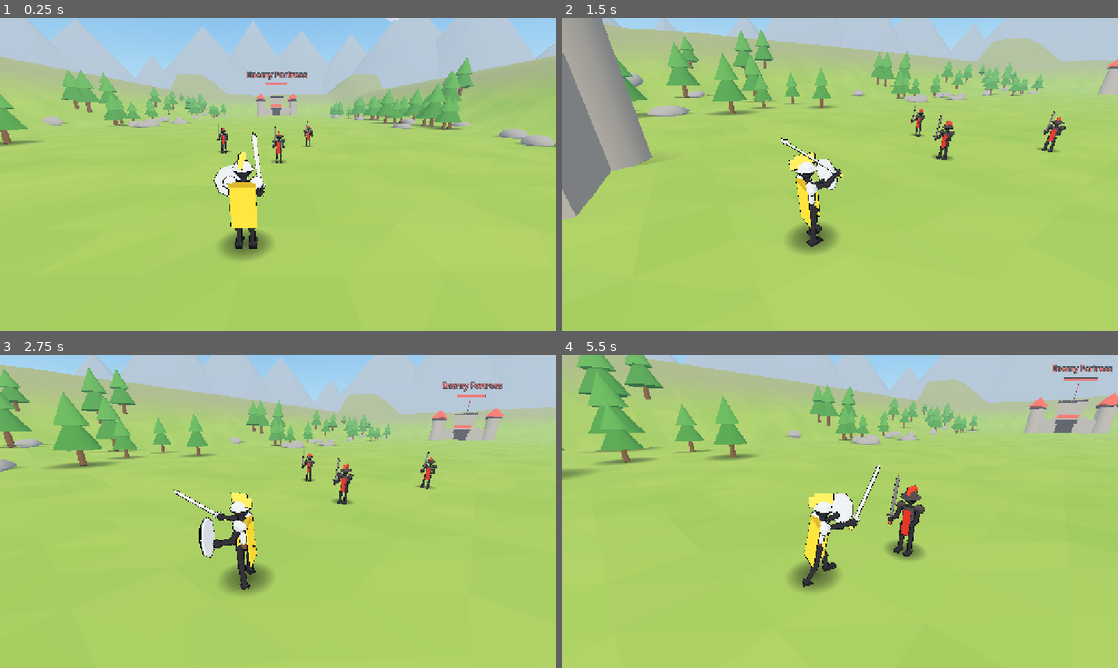
Above: before the commit, frames 1-4 (two rows, left to right).
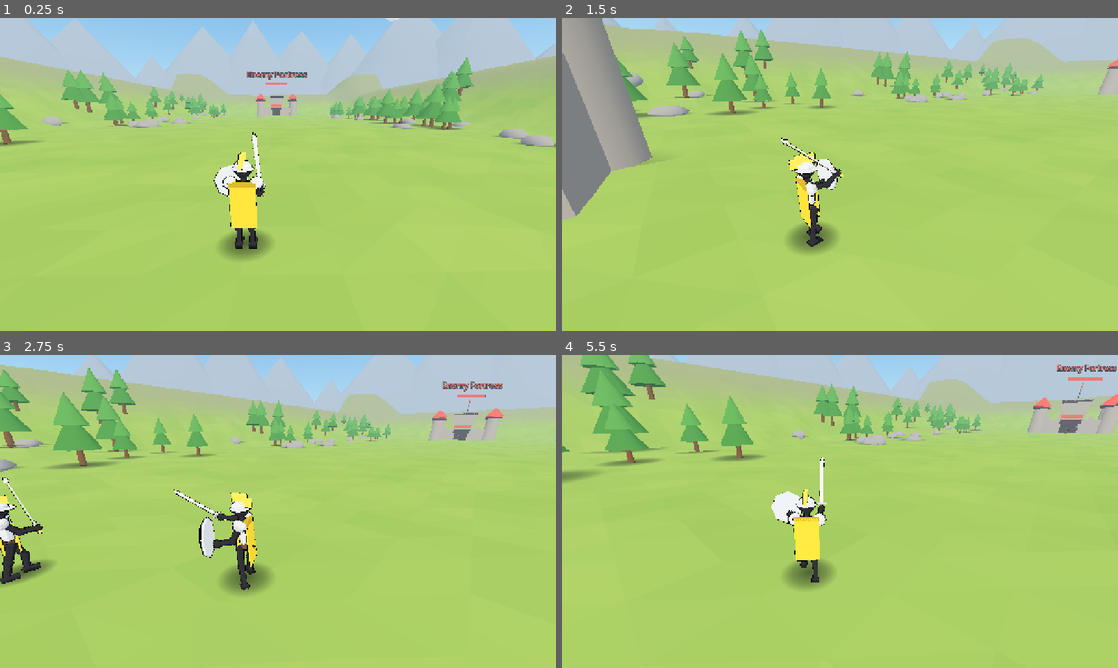
Above: after the commit, the same moments.

Repository: cronustjy-sketch/stick-legion
Game: Godot game, scene res://scenes/battle.tscn
Two runs of this game, one before a commit and one after it. Both use one fixed random seed, a clock stepped at 60 frames per second and the inputs below.
Inputs (mouse positions are in pixels of both pictures, inside the frame that each line leads up to):
- Up to frame 1 (0.25 s): no input
- Up to frame 2 (1.5 s): move the mouse to (962, 158) at 0.52 s; hold D (move_right) 0.53-1.28 s; click (962, 158) at 0.6 s; move the mouse to (812, 174) at 1.27 s; hold W (move_forward) from 1.28 s (still down); click (812, 174) at 1.35 s
- Up to frame 3 (2.75 s): keep holding W (move_forward); move the mouse to (289, 505) at 2.02 s; hold Right mouse button (block) from 2.03 s (still down); click (289, 505) at 2.3 s
- Up to frame 4 (5.5 s): keep holding W (move_forward); move the mouse to (834, 517) at 2.77 s; release Right mouse button (block) at 2.78 s; tap Space (dodge) at 2.85 s; click (834, 517) at 3.05 s; move the mouse to (878, 514) at 3.52 s; hold Shift (sprint) 3.53-4.28 s; click (878, 514) at 3.8 s; move the mouse to (795, 508) at 4.27 s; click (795, 508) at 4.35 s; move the mouse to (845, 511) at 5.02 s; click (845, 511) at 5.1 s

The runs differ from the first frame. In frame 1, 0.3% of the frame differs, in the area x 39-57%, y 32-47%; in frame 2, 0.6%; in frame 3, 1.8%; in frame 4, 7.8%, in the area x 0-100%, y 0-76%.

Commit message:
Step 4: Units and AI, armies fight and die
Co-Authored-By: Claude Sonnet 5.5 <noreply@anthropic.com>

Diff:
--- a/data/units.gd
+++ b/data/units.gd
@@ -43,3 +43,15 @@
 	"priest": {"helmet": "circlet", "shoulders": false, "chest": "robe", "cape": true, "belt": true,
 		"main": "staff", "off": "", "style": "cast", "scale": 1.0, "white_robe": true},
 }
+
+## Animation timing used by the unit AI: when in the "attack" animation the hit lands, and how long it is.
+const ATTACK_TIMING: Dictionary = {
+	"swing": {"strike": 0.34, "length": 0.8},
+	"thrust": {"strike": 0.45, "length": 0.9},
+	"shoot": {"strike": 0.85, "length": 1.4},
+	"cast": {"strike": 0.6, "length": 1.2},
+}
+
+## Enemy strength at a campaign level (level 1 = 1.0).
+static func level_multiplier(level: int) -> float:
+	return 1.0 + 0.11 * float(level - 1)
--- a/scripts/battle.gd
+++ b/scripts/battle.gd
@@ -9,6 +9,10 @@
 var enemy_fortress: Fortress
 var hero: Hero
 var hero_camera: HeroCamera
+var debug_auto_spawn: bool = true  # until the HUD (step 5) and enemy spawner (step 6) exist
+var enemy_level: int = 1
+
+var _spawn_clock: float = 0.0
 
 var _clouds: Node3D
 var _rng: RandomNumberGenerator = RandomNumberGenerator.new()
@@ -27,7 +31,14 @@
 	player_fortress = _make_fortress(Fortress.Team.PLAYER, BattlefieldData.FORTRESS_Z, 0.0)
 	enemy_fortress = _make_fortress(Fortress.Team.ENEMY, -BattlefieldData.FORTRESS_Z, PI)
 	_spawn_hero()
-	_spawn_dummies()
+	if OS.get_cmdline_user_args().has("--battle-test"):
+		debug_auto_spawn = false
+		var bt: BattleAutotest = BattleAutotest.new()
+		bt.battle = self
+		add_child(bt)
+	if OS.get_cmdline_user_args().has("--hero-test"):
+		debug_auto_spawn = false
+		_spawn_dummies()  # only the scripted hero test uses punching bags
 	if OS.get_cmdline_user_args().has("--hero-test"):
 		var test: HeroAutotest = HeroAutotest.new()
 		test.battle = self
@@ -51,6 +62,13 @@
 
 
 func _process(delta: float) -> void:
+	if debug_auto_spawn:
+		_spawn_clock += delta
+		if _spawn_clock >= 2.5:
+			_spawn_clock = 0.0
+			for team: int in [0, 1]:
+				if get_tree().get_nodes_in_group("units_team%d" % team).size() < 14:
+					spawn_unit("swordsman", team)
 	if _clouds != null:
 		_clouds.rotation.y += deg_to_rad(0.35) * delta
 
@@ -213,3 +231,23 @@
 		d.position = Vector3(p.x, terrain.height_at(p.x, p.y), p.y)
 		d.rotation.y = PI  # face the hero
 		add_child(d)
+
+
+## Spawns a soldier at its team's fortress gate. Enemy strength follows the level multiplier.
+func spawn_unit(key: String, team: int, spread: float = 4.0) -> Unit:
+	var u: Unit = Unit.new()
+	u.name = "%s_t%d" % [key, team]
+	u.battle = self
+	var z: float = (BattlefieldData.FORTRESS_Z - 8.0) * (1.0 if team == 0 else -1.0)
+	var x: float = randf_range(-spread, spread)
+	u.position = Vector3(x, terrain.height_at(x, z), z)
+	u.rotation.y = 0.0 if team == 0 else PI
+	add_child(u)
+	u.setup(key, team, UnitData.level_multiplier(enemy_level) if team == 1 else 1.0)
+	return u
+
+
+## Spawns `count` of one unit type for a team (used by tests).
+func spawn_wave(key: String, team: int, count: int) -> void:
+	for i: int in count:
+		spawn_unit(key, team, 6.0)
--- /dev/null
+++ b/scripts/battle_autotest.gd
@@ -0,0 +1,68 @@
+class_name BattleAutotest
+extends Node
+## Scripted army fight for step 4 (debug only):  godot --path . -- --battle-test
+## Spawns two armies of swordsmen, watches them clash from above, saves screenshots, prints BATTLE-TEST results.
+
+const WAVE: int = 10
+const TIME_SCALE: float = 3.0
+
+var battle: Battle
+var _deaths: Array[int] = [0, 0]
+var _cam: Camera3D
+
+
+func _ready() -> void:
+	_run()
+
+
+func _game_wait(seconds: float) -> void:
+	await get_tree().create_timer(seconds).timeout
+
+
+func _shot(shot_name: String) -> void:
+	await RenderingServer.frame_post_draw
+	DebugShot.save(get_viewport(), "step4_" + shot_name)
+
+
+func _alive(team: int) -> int:
+	return get_tree().get_nodes_in_group("units_team%d" % team).size()
+
+
+func _on_died(u: Unit) -> void:
+	_deaths[u.team] += 1
+
+
+func _spawn(team: int) -> void:
+	for i: int in WAVE:
+		var u: Unit = battle.spawn_unit("swordsman", team, 8.0)
+		u.died.connect(_on_died)
+
+
+func _run() -> void:
+	Engine.time_scale = TIME_SCALE
+	_cam = Camera3D.new()
+	_cam.fov = 50.0
+	add_child(_cam)
+	_cam.current = true
+	_cam.position = Vector3(13.0, 7.5, 10.0)
+	_cam.look_at(Vector3(0.0, 0.8, 0.5))
+	await _game_wait(0.5)
+	_spawn(0)
+	_spawn(1)
+	await _game_wait(0.5)
+	await _shot("spawned")
+	print("BATTLE-TEST alive at start: player=", _alive(0), " enemy=", _alive(1))
+	await _game_wait(13.0)
+	await _shot("approach")
+	await _game_wait(6.0)
+	await _shot("clash")
+	await _game_wait(5.0)
+	await _shot("fighting")
+	print("BATTLE-TEST after clash: alive player=", _alive(0), " enemy=", _alive(1), " deaths player=", _deaths[0], " enemy=", _deaths[1])
+	await _game_wait(90.0)
+	await _shot("aftermath")
+	print("BATTLE-TEST end: alive player=", _alive(0), " enemy=", _alive(1), " deaths player=", _deaths[0], " enemy=", _deaths[1])
+	print("BATTLE-TEST fortress hp: player=", battle.player_fortress.hp, " enemy=", battle.enemy_fortress.hp)
+	print("BATTLE-TEST fps: ", Engine.get_frames_per_second())
+	Engine.time_scale = 1.0
+	get_tree().quit()
--- a/scripts/hero.gd
+++ b/scripts/hero.gd
@@ -306,3 +306,16 @@
 			best_dir = to / d
 	if best_dir != Vector3.ZERO:
 		rotation.y = atan2(-best_dir.x, -best_dir.z)
+
+
+# --- "hittable" interface shared with Unit and Fortress (used by enemy AI) ---------------------------------
+
+var hit_radius: float = 0.45
+
+
+func is_alive() -> bool:
+	return state != State.DEAD
+
+
+func nearest_point(_from: Vector3) -> Vector3:
+	return global_position
--- /dev/null
+++ b/scripts/unit.gd
@@ -0,0 +1,222 @@
+class_name Unit
+extends Node3D
+## One soldier. Stats come from UnitData; the AI is deliberately simple and readable:
+## pick the nearest enemy in aggro range (else march on the enemy fortress), walk until in range, hit on cooldown.
+## Implements the "hittable" interface (is_alive / nearest_point / hit_radius / take_damage) like Hero and Fortress.
+
+signal died(unit: Unit)
+
+enum State { MOVE, ATTACK, DEAD }
+
+const THINK_INTERVAL: float = 0.25
+const AGGRO_RANGE: float = 16.0
+const SEPARATION_RADIUS: float = 1.1
+const BODY_FADE_TIME: float = 6.0
+
+var battle: Battle
+var key: String = "swordsman"
+var team: int = 0
+var max_hp: float = 60.0
+var hp: float = 60.0
+var damage: float = 10.0
+var attack_range: float = 1.2
+var speed: float = 3.0
+var cooldown: float = 0.9
+var hit_radius: float = 0.4
+var state: State = State.MOVE
+var target: Node
+var model: Stickman
+
+var _think_t: float = 0.0
+var _cd: float = 0.0
+var _attack_t: float = 0.0
+var _struck: bool = false
+var _strike_time: float = 0.34
+var _anim_speed: float = 1.0
+var _neighbors: Array[Unit] = []
+
+
+## Creates the stats and the model. `strength` scales hp and damage (enemy level multiplier).
+func setup(unit_key: String, team_id: int, strength: float = 1.0) -> void:
+	key = unit_key
+	team = team_id
+	var s: Dictionary = UnitData.STATS[unit_key]
+	max_hp = float(s.hp) * strength
+	hp = max_hp
+	damage = float(s.dmg) * strength
+	attack_range = float(s.range)
+	speed = float(s.speed)
+	cooldown = float(s.cooldown)
+	var style: String = String(UnitData.LOOKS[unit_key].style)
+	var timing: Dictionary = UnitData.ATTACK_TIMING[style]
+	_anim_speed = maxf(1.0, float(timing.length) / cooldown)
+	_strike_time = float(timing.strike) / _anim_speed
+	model = Stickman.new()
+	model.name = "Model"
+	model.setup(unit_key, team_id)
+	add_child(model)
+	_think_t = randf() * THINK_INTERVAL
+	add_to_group("units_team%d" % team)
+	if team == 1:
+		add_to_group("hittable_enemy")  # the hero can hit enemy units
+
+
+func is_alive() -> bool:
+	return state != State.DEAD
+
+
+func nearest_point(_from: Vector3) -> Vector3:
+	return global_position
+
+
+func take_damage(amount: float, from_pos: Vector3 = Vector3.ZERO) -> void:
+	if state == State.DEAD:
+		return
+	hp -= amount
+	if hp <= 0.0:
+		_die()
+		return
+	if state != State.ATTACK:
+		model.play("hit", 1.0, true)
+	# Being hit pulls attention to the attacker if it is close.
+	if from_pos != Vector3.ZERO and target == null:
+		_think_t = 0.0
+
+
+func _die() -> void:
+	state = State.DEAD
+	remove_from_group("units_team%d" % team)
+	remove_from_group("hittable_enemy")
+	model.play("die", 1.0, true)
+	var shadow: Node = model.get_node_or_null("BlobShadow")
+	if shadow != null:
+		(shadow as Node3D).visible = false
+	died.emit(self)
+	get_tree().create_timer(BODY_FADE_TIME).timeout.connect(queue_free)
+
+
+func _physics_process(delta: float) -> void:
+	if state == State.DEAD:
+		return
+	_cd -= delta
+	_think_t -= delta
+	if _think_t <= 0.0:
+		_think_t = THINK_INTERVAL
+		_think()
+	if target == null or not _target_alive():
+		target = null
+		if state == State.ATTACK:
+			state = State.MOVE
+		model.play("idle")
+		return
+	var to: Vector3 = _target_point() - global_position
+	to.y = 0.0
+	var dist: float = to.length() - _target_radius()
+	if to.length() > 0.05:
+		rotation.y = lerp_angle(rotation.y, atan2(-to.x, -to.z), clampf(10.0 * delta, 0.0, 1.0))
+	if state == State.ATTACK:
+		_update_attack(delta)
+		return
+	if dist <= attack_range:
+		if _cd <= 0.0:
+			_start_attack()
+		else:
+			model.play("idle")
+	else:
+		_move(to.normalized(), delta)
+
+
+func _start_attack() -> void:
+	state = State.ATTACK
+	_attack_t = 0.0
+	_struck = false
+	model.play("attack", _anim_speed, true)
+
+
+func _update_attack(delta: float) -> void:
+	_attack_t += delta
+	if not _struck and _attack_t >= _strike_time:
+		_struck = true
+		_deal_damage()
+	if _attack_t >= cooldown:
+		_cd = 0.0
+		state = State.MOVE
+
+
+func _deal_damage() -> void:
+	if target == null or not _target_alive():
+		return
+	var to: Vector3 = _target_point() - global_position
+	to.y = 0.0
+	if to.length() - _target_radius() > attack_range * 1.6 + 0.4:
+		return  # target slipped away
+	target.call("take_damage", damage, global_position)
+
+
+func _move(dir: Vector3, delta: float) -> void:
+	var step: Vector3 = dir * speed
+	# Push away from crowded friends so the army spreads out instead of stacking.
+	for n: Unit in _neighbors:
+		if not is_instance_valid(n) or n.state == State.DEAD:
+			continue
+		var off: Vector3 = global_position - n.global_position
+		off.y = 0.0
+		var d: float = off.length()
+		if d < SEPARATION_RADIUS and d > 0.001:
+			step += off / d * (1.0 - d / SEPARATION_RADIUS) * speed * 1.5
+	var p: Vector3 = global_position + step * delta
+	p.x = clampf(p.x, -(BattlefieldData.VALLEY_HALF_WIDTH + 4.0), BattlefieldData.VALLEY_HALF_WIDTH + 4.0)
+	p.z = clampf(p.z, -(BattlefieldData.FORTRESS_Z + 10.0), BattlefieldData.FORTRESS_Z + 10.0)
+	p.y = battle.terrain.height_at(p.x, p.z)
+	global_position = p
+	model.play("run" if speed > 4.5 else "walk", clampf(speed / 3.2, 0.7, 1.4))
+
+
+# --- AI -----------------------------------------------------------------------------------------------
+
+func _think() -> void:
+	var best: Node = null
+	var best_d: float = INF
+	for n: Node in get_tree().get_nodes_in_group("units_team%d" % (1 - team)):
+		var d: float = _edge_dist(n)
+		if d < best_d:
+			best_d = d
+			best = n
+	if team == 1 and battle.hero != null and battle.hero.is_alive():
+		var hd: float = _edge_dist(battle.hero)
+		if hd < best_d:
+			best_d = hd
+			best = battle.hero
+	# Keep the current target unless something is clearly closer.
+	if target != null and _target_alive() and best != null and target != best:
+		if _edge_dist(target) <= best_d + 2.0:
+			best = target
+			best_d = _edge_dist(target)
+	if best != null and best_d <= AGGRO_RANGE:
+		target = best
+	else:
+		var fort: Fortress = battle.enemy_fortress if team == 0 else battle.player_fortress
+		target = fort if fort.is_alive() else null
+	# Friends close enough to need spacing.
+	_neighbors.clear()
+	for n: Node in get_tree().get_nodes_in_group("units_team%d" % team):
+		if n != self and (n as Node3D).global_position.distance_squared_to(global_position) < SEPARATION_RADIUS * SEPARATION_RADIUS * 1.5:
+			_neighbors.append(n as Unit)
+
+
+func _edge_dist(n: Node) -> float:
+	var to: Vector3 = (n.call("nearest_point", global_position) as Vector3) - global_position
+	to.y = 0.0
+	return to.length() - float(n.get("hit_radius"))
+
+
+func _target_alive() -> bool:
+	return is_instance_valid(target) and bool(target.call("is_alive"))
+
+
+func _target_point() -> Vector3:
+	return target.call("nearest_point", global_position)
+
+
+func _target_radius() -> float:
+	return float(target.get("hit_radius"))
Binary file removed: screenshots/battle_1792987996.png
Binary file added: screenshots/battle_1792988283.png
Binary file added: screenshots/battle_1792988362.png
Binary file added: screenshots/battle_1792988454.png
Binary file added: screenshots/battle_1792988503.png
Binary file added: screenshots/battle_1792988552.png
Binary file added: screenshots/battle_1792988602.png
Binary file added: screenshots/step4_aftermath.png
Binary file added: screenshots/step4_approach.png
Binary file added: screenshots/step4_clash.png
Binary file added: screenshots/step4_fighting.png
Binary file added: screenshots/step4_spawned.png
(and 3 more such lines)
